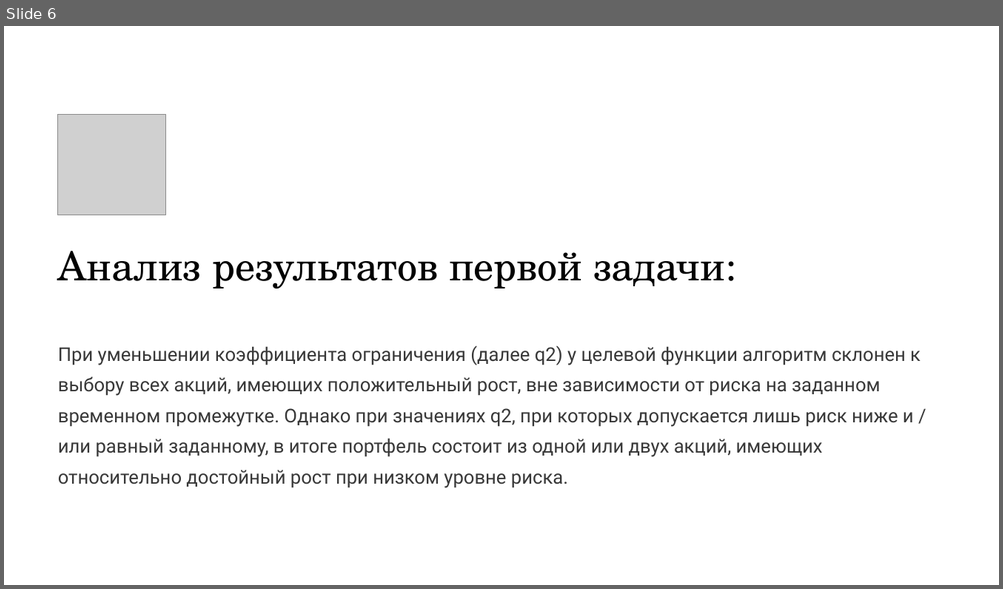
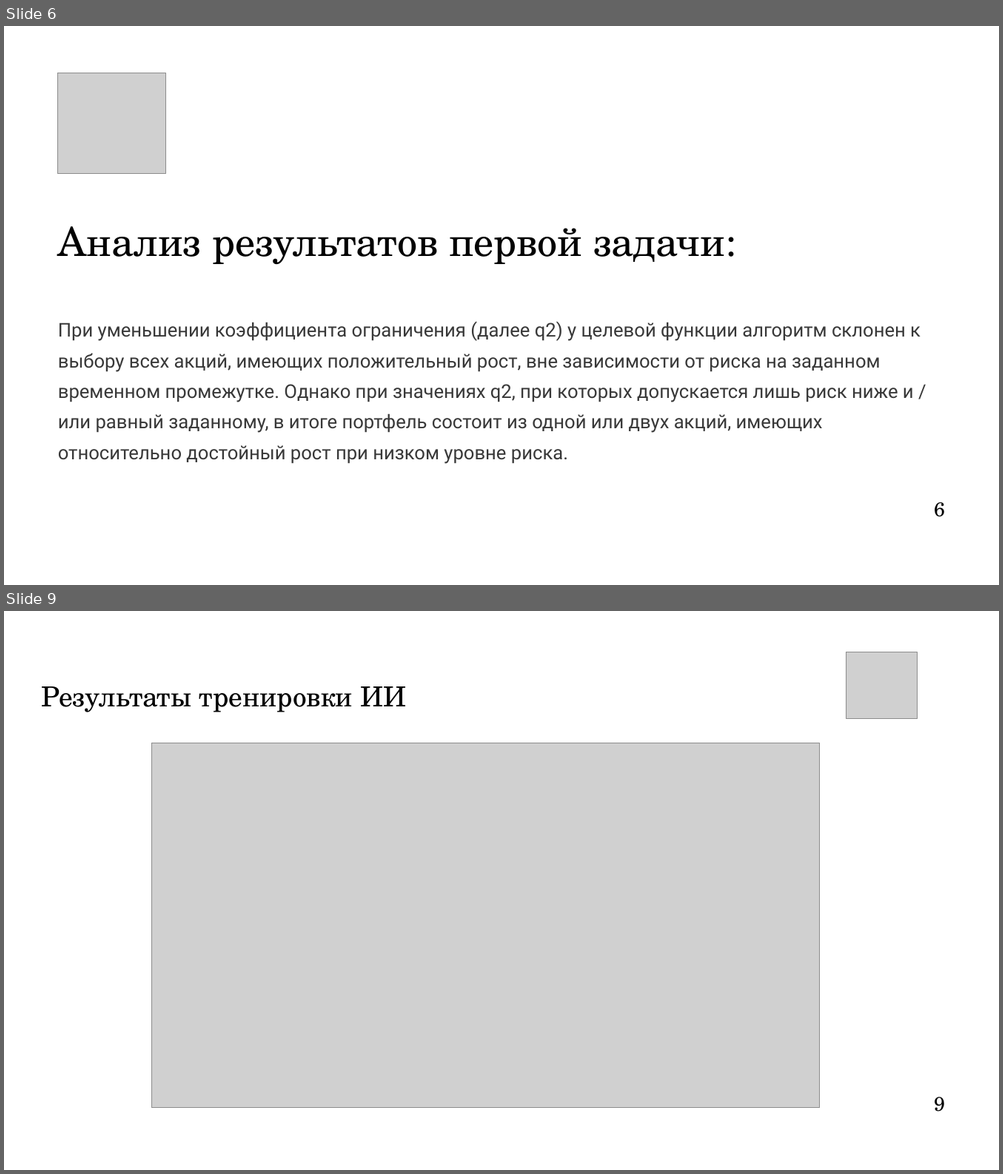
Before and after one commit to Quantum-Beavers/QuantHackaton_2024, a slide deck: 18 команда. Презентация.pptx. Shown one above the other, each under a label of ours: slide 6 before the commit, slides 6 and 9 after it; the slides between them are not shown. The pictures are 1003x589 and 1003x1174 pixels, drawn with LibreOffice and Linux fonts; fonts in the diff are those of the drawing; grey boxes stand for pictures; background and template pictures are left out. Boxes give left, top, right and bottom in pixels: in the first picture for what was removed or moved away, otherwise in the second. Text is boxed around its words. In the diff, an @@ line names an element or a change of style, - is before the commit and + after.

```diff
--- a/18 команда. Презентация.pptx
+++ b/18 команда. Презентация.pptx
@@ slide 9 added at bbox=[4, 611, 999, 1170], background #FFFFFF @@
@@ picture added at bbox=[845, 652, 916, 719] @@
@@ text added at bbox=[41, 686, 406, 712], 32 pt, text #020202 @@
+Результаты тренировки ИИ
@@ picture added at bbox=[152, 743, 819, 1108] @@
@@ text added at bbox=[933, 1097, 945, 1112], 23 pt, text #020202 @@
+9
@@ slide 6 changed as well @@
@@ rectangle removed at bbox=[4, 26, 999, 585] @@
@@ picture: place and size @@
-picture at bbox=[58, 114, 166, 215]
+picture at bbox=[58, 73, 166, 173]
@@ text "Анализ результатов первой задачи:": place and size @@
-text "Анализ результатов первой задачи:" at bbox=[58, 251, 725, 289]
+text "Анализ результатов первой задачи:" at bbox=[58, 227, 725, 264]
@@ text "При уменьшении коэффициента ограничения (далее ...": place and size @@
-text "При уменьшении коэффициента ограничения (далее ..." at bbox=[58, 346, 920, 488]
+text "При уменьшении коэффициента ограничения (далее ..." at bbox=[58, 321, 920, 464]
@@ text added at bbox=[933, 503, 945, 517], 23 pt, text #020202 @@
+6
```
Also in this commit, not shown: 5 other slides changed, 4 other slides added, 3 slides removed.
